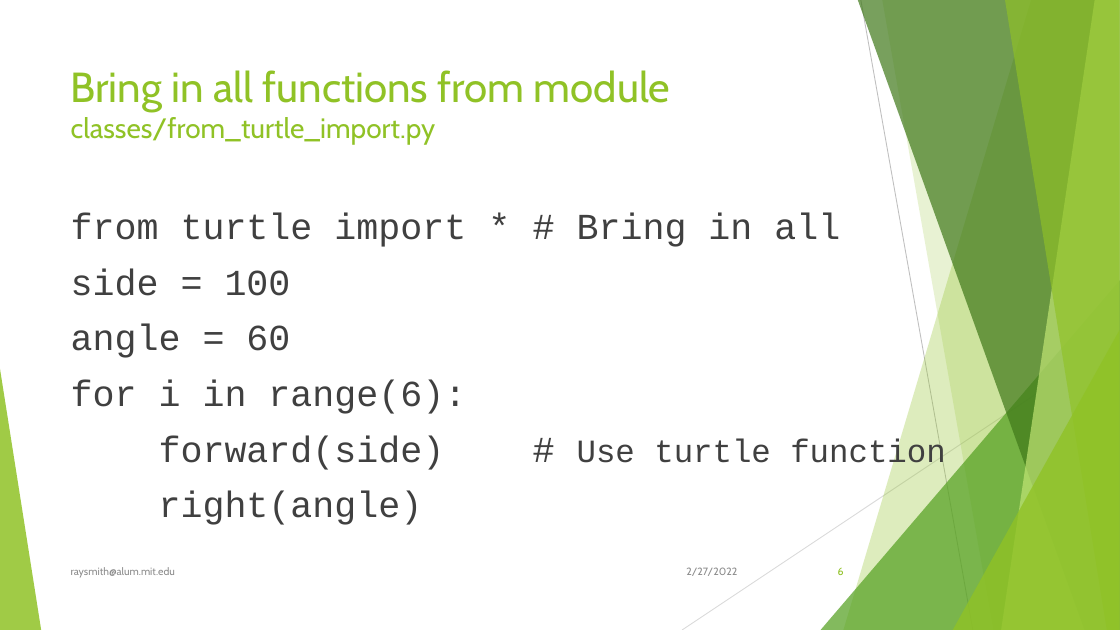
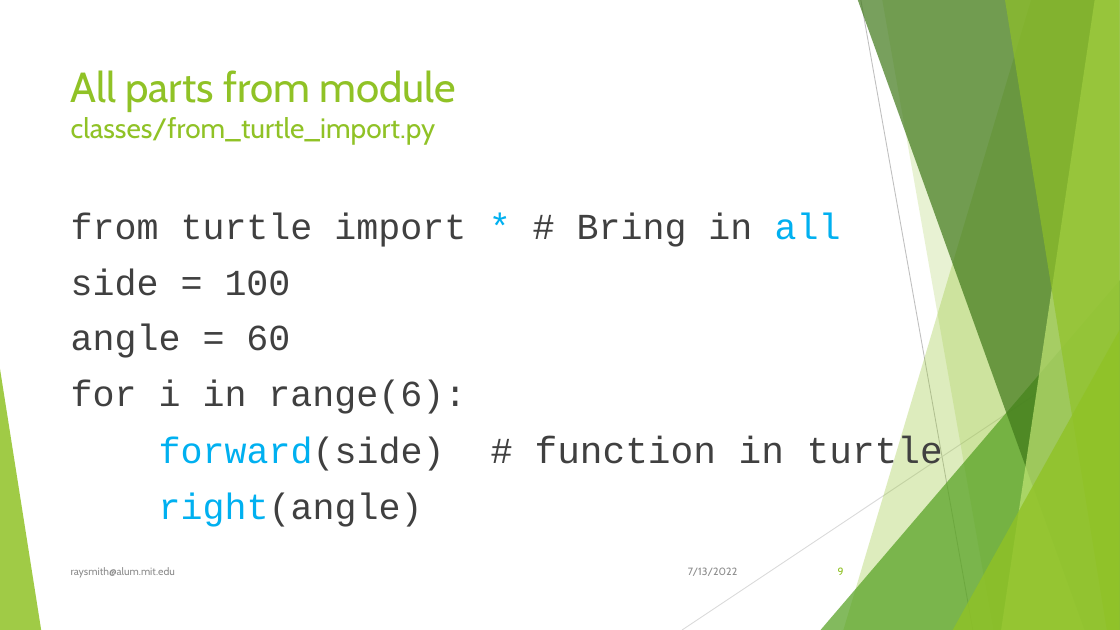
Before and after one commit to raysmith619/Introduction-To-Programming, a slide deck: slide 9 of presentation/Class_5_Classes/Class_5_Classes.pptx (slide 6 before the commit). Drawn at 1120x630 pixels with LibreOffice and Linux fonts; fonts in the diff are those of the drawing. Boxes give left, top, right and bottom in pixels: in the first picture for what was removed or moved away, otherwise in the second. Text is boxed around its words. In the diff, an @@ line names an element or a change of style, - is before the commit and + after.

Commit message:
Updates to presentation / Class Guide

```diff
--- a/presentation/Class_5_Classes/Class_5_Classes.pptx
+++ b/presentation/Class_5_Classes/Class_5_Classes.pptx
@@ title at bbox=[71, 70, 456, 145]: text changed; size 36 to 24 pt @@
-Bring in all functions from module
-classes/from_turtle_import.py
+All parts from module
+classes/from_turtle_import.py
@@ text at bbox=[71, 213, 841, 527]: text colour #404040 to #00B0F0 in "* all", "right(angle)" @@
@@ text at bbox=[159, 436, 943, 474]: text changed; size 27.8 to 32.4 pt @@
-forward(side) # Use turtle function
+forward(side) # function in turtle
@@ text at bbox=[688, 567, 737, 576]: text changed @@
-2/27/2022
+7/13/2022
@@ page number at bbox=[838, 567, 844, 575]: text changed @@
-6
+9
```
Also in this commit, not shown: 19 other slides changed, 3 slides added, 18 other files.
